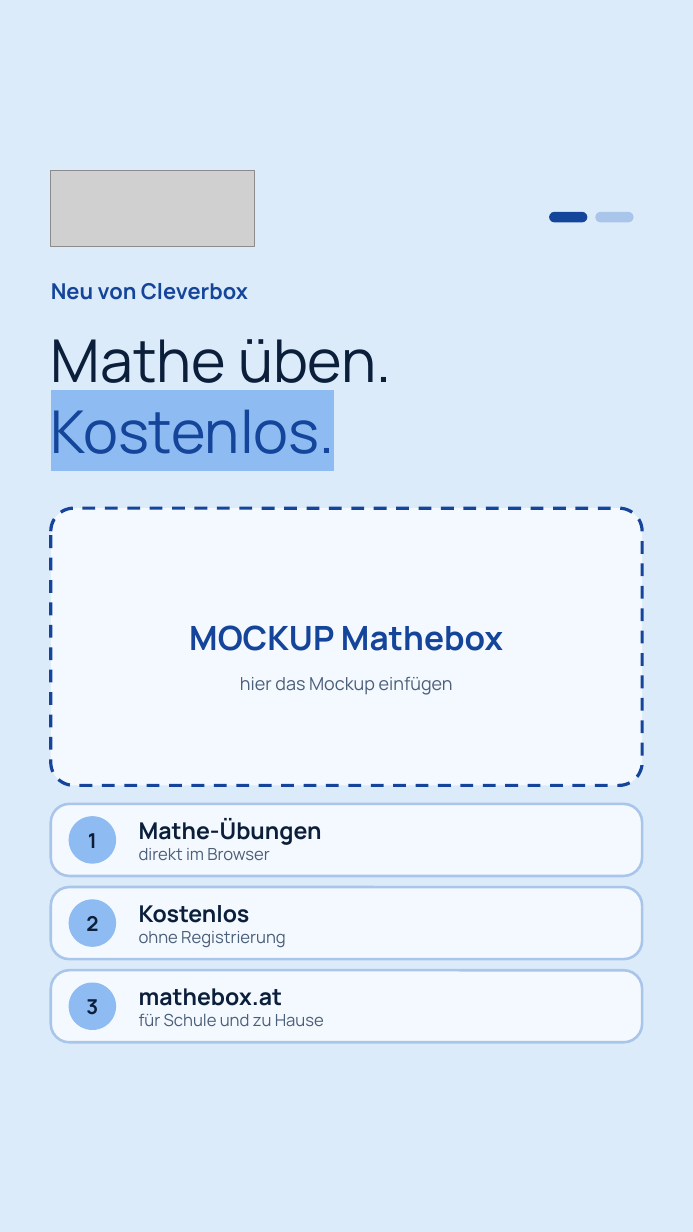
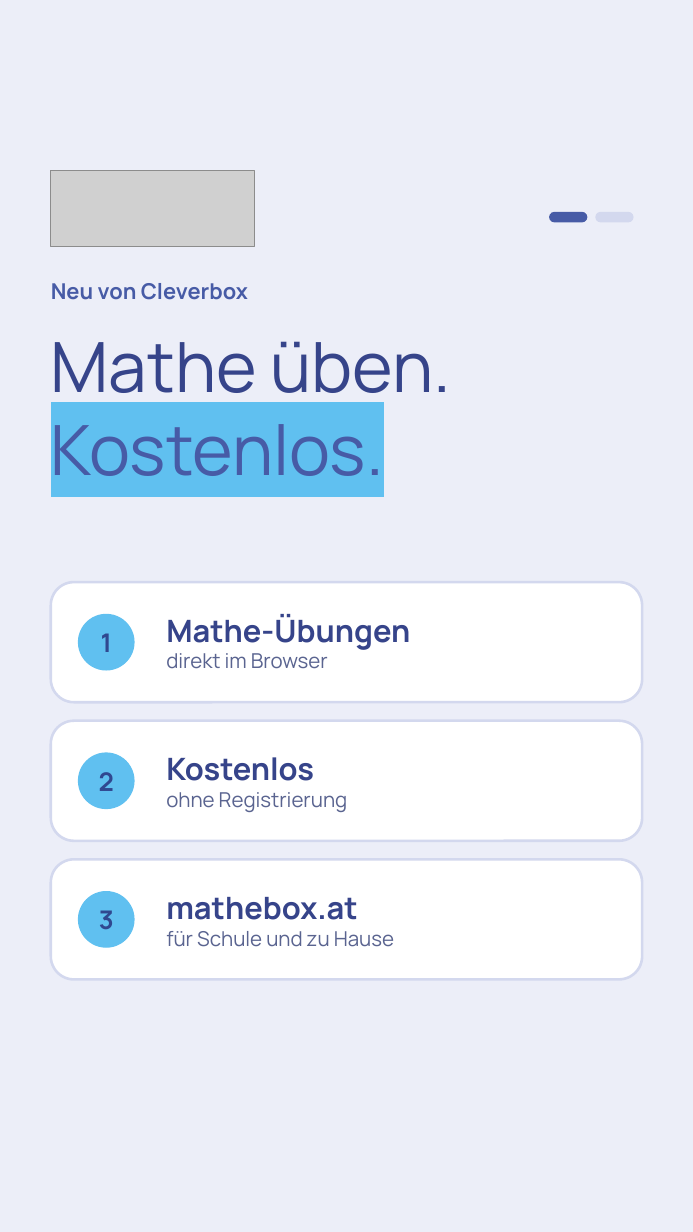
Before and after one commit to arminheske/claudecloud, a slide deck: slide 1 of videoslides/mathebox-vorstellungsstory.pptx. Drawn at 693x1232 pixels with LibreOffice and Linux fonts; fonts in the diff are those of the drawing; grey boxes stand for pictures. Boxes give left, top, right and bottom in pixels: in the first picture for what was removed or moved away, otherwise in the second. Text is boxed around its words. In the diff, an @@ line names an element or a change of style, - is before the commit and + after.

```diff
--- a/videoslides/mathebox-vorstellungsstory.pptx
+++ b/videoslides/mathebox-vorstellungsstory.pptx
@@ background #DCEBFA to #ECEEF8 @@
@@ rounded rectangle at bbox=[550, 213, 587, 222]: fill #14459A to #475BA6; outline #14459A 1 pt to #475BA6 1 pt @@
@@ rounded rectangle at bbox=[596, 213, 633, 222]: fill #A9C6EA to #D3D8EE; outline #A9C6EA 1 pt to #D3D8EE 1 pt @@
@@ text "Neu von Cleverbox" at bbox=[51, 283, 248, 300]: text colour #14459A to #475BA6 @@
@@ text "Mathe üben." at bbox=[51, 341, 451, 476]: size 46 to 54 pt; text colour #0B1E3A to #36448A in "Mathe üben."; text colour #14459A to #475BA6, highlight #8DBBF2 to #60C0F0 in "Kostenlos." @@
@@ rounded rectangle: place and size @@
-rounded rectangle at bbox=[51, 508, 642, 785]
+rounded rectangle at bbox=[51, 582, 642, 702]
@@ rounded rectangle at bbox=[51, 582, 642, 702]: fill #F4F9FF to #FFFFFF; outline #14459A 2.5 pt dashed to #D3D8EE 2 pt; proportions changed @@
@@ text "Mathe-Übungen": place and size @@
-text "Mathe-Übungen" at bbox=[139, 818, 322, 860]
+text "Mathe-Übungen" at bbox=[166, 614, 410, 669]
@@ text "Mathe-Übungen" at bbox=[166, 614, 410, 669]: size 18 to 24 pt, text colour #0B1E3A to #36448A in "Mathe-Übungen"; size 13 to 16 pt, text colour #4A5F7A to #5A6490 in "direkt im Browser" @@
@@ size 16 to 20 pt, text colour #0B1E3A to #304890 in 3 elements at bbox=[99, 910, 114, 929], bbox=[99, 772, 114, 791], bbox=[101, 633, 112, 652] @@
@@ text "1": place and size @@
-text "1" at bbox=[88, 833, 97, 848]
+text "1" at bbox=[101, 633, 112, 652]
@@ ellipse added at bbox=[79, 614, 134, 670], fill #60C0F0, outline #60C0F0 1 pt @@
@@ text removed at bbox=[189, 625, 503, 651] @@
-MOCKUP Mathebox
@@ text removed at bbox=[240, 677, 453, 695] @@
-hier das Mockup einfügen
@@ rounded rectangle at bbox=[51, 721, 642, 841]: fill #F4F9FF to #FFFFFF; outline #A9C6EA 2 pt to #D3D8EE 2 pt; proportions changed @@
@@ rounded rectangle: place and size @@
-rounded rectangle at bbox=[51, 804, 642, 876]
+rounded rectangle at bbox=[51, 721, 642, 841]
@@ text "Kostenlos": place and size @@
-text "Kostenlos" at bbox=[139, 905, 286, 947]
+text "Kostenlos" at bbox=[166, 757, 348, 812]
@@ text "Kostenlos" at bbox=[166, 757, 348, 812]: size 18 to 24 pt, text colour #0B1E3A to #36448A in "Kostenlos"; size 13 to 16 pt, text colour #4A5F7A to #5A6490 in "ohne Registrierung" @@
@@ text "2": place and size @@
-text "2" at bbox=[86, 916, 98, 931]
+text "2" at bbox=[99, 772, 114, 791]
@@ ellipse at bbox=[79, 753, 134, 808]: fill #8DBBF2 to #60C0F0; outline #8DBBF2 1 pt to #60C0F0 1 pt @@
@@ ellipse: place and size @@
-ellipse at bbox=[69, 817, 116, 863]
+ellipse at bbox=[79, 753, 134, 808]
@@ rounded rectangle: place and size @@
-rounded rectangle at bbox=[51, 887, 642, 959]
+rounded rectangle at bbox=[51, 859, 642, 979]
@@ rounded rectangle at bbox=[51, 859, 642, 979]: fill #F4F9FF to #FFFFFF; outline #A9C6EA 2 pt to #D3D8EE 2 pt; proportions changed @@
@@ text "mathebox.at": place and size @@
-text "mathebox.at" at bbox=[139, 988, 324, 1026]
+text "mathebox.at" at bbox=[166, 897, 394, 947]
@@ text "mathebox.at" at bbox=[166, 897, 394, 947]: size 18 to 24 pt, text colour #0B1E3A to #36448A in "mathebox.at"; size 13 to 16 pt, text colour #4A5F7A to #5A6490 in "für Schule und zu Hause" @@
@@ text "3": place and size @@
-text "3" at bbox=[86, 999, 98, 1015]
+text "3" at bbox=[99, 910, 114, 929]
@@ ellipse: place and size @@
-ellipse at bbox=[69, 900, 116, 946]
+ellipse at bbox=[79, 892, 134, 947]
@@ ellipse at bbox=[79, 892, 134, 947]: fill #8DBBF2 to #60C0F0; outline #8DBBF2 1 pt to #60C0F0 1 pt @@
@@ rounded rectangle removed at bbox=[51, 970, 642, 1042] @@
@@ ellipse removed at bbox=[69, 983, 116, 1029] @@
```
Also in this commit, not shown: 1 other slide changed, 6 other files.
